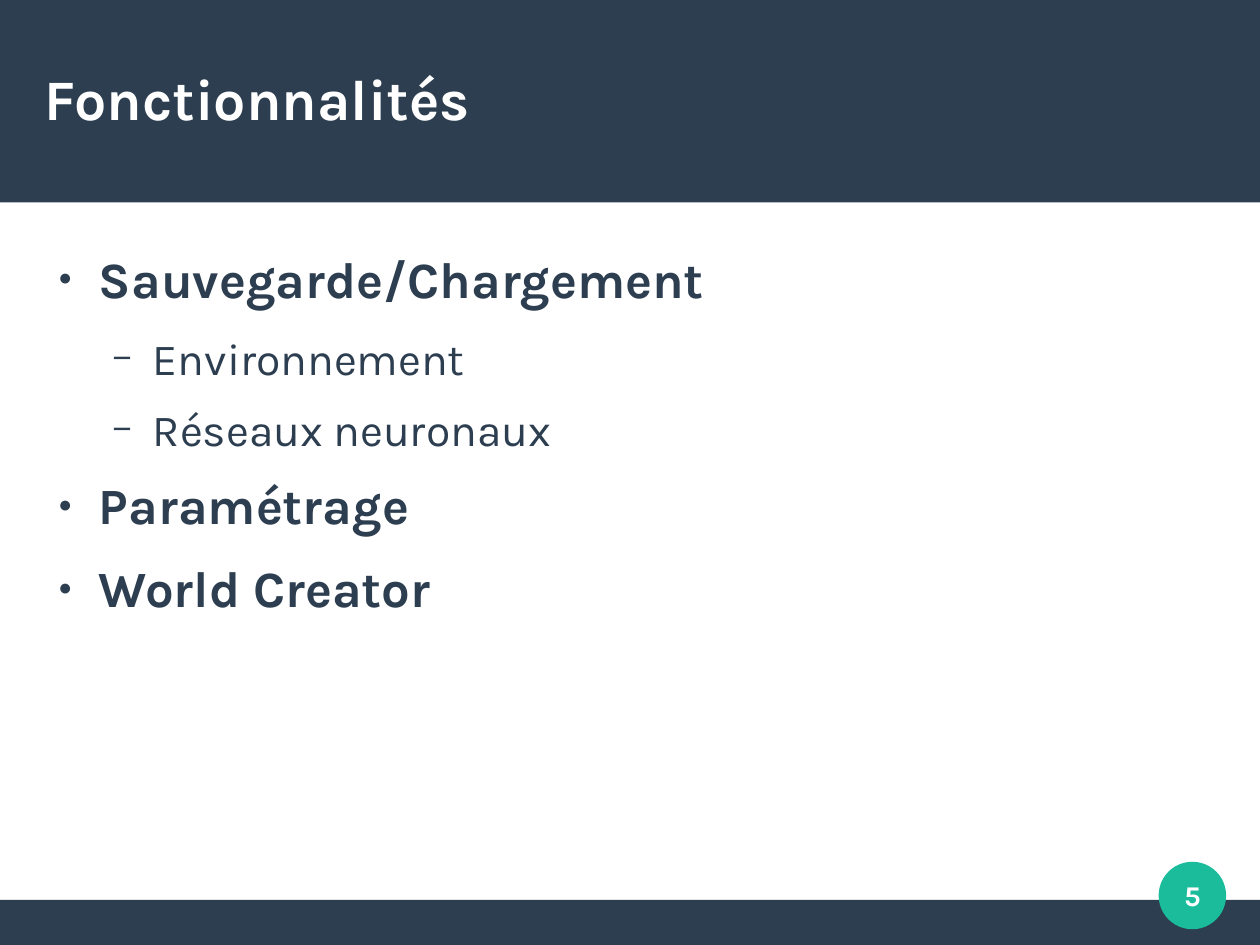
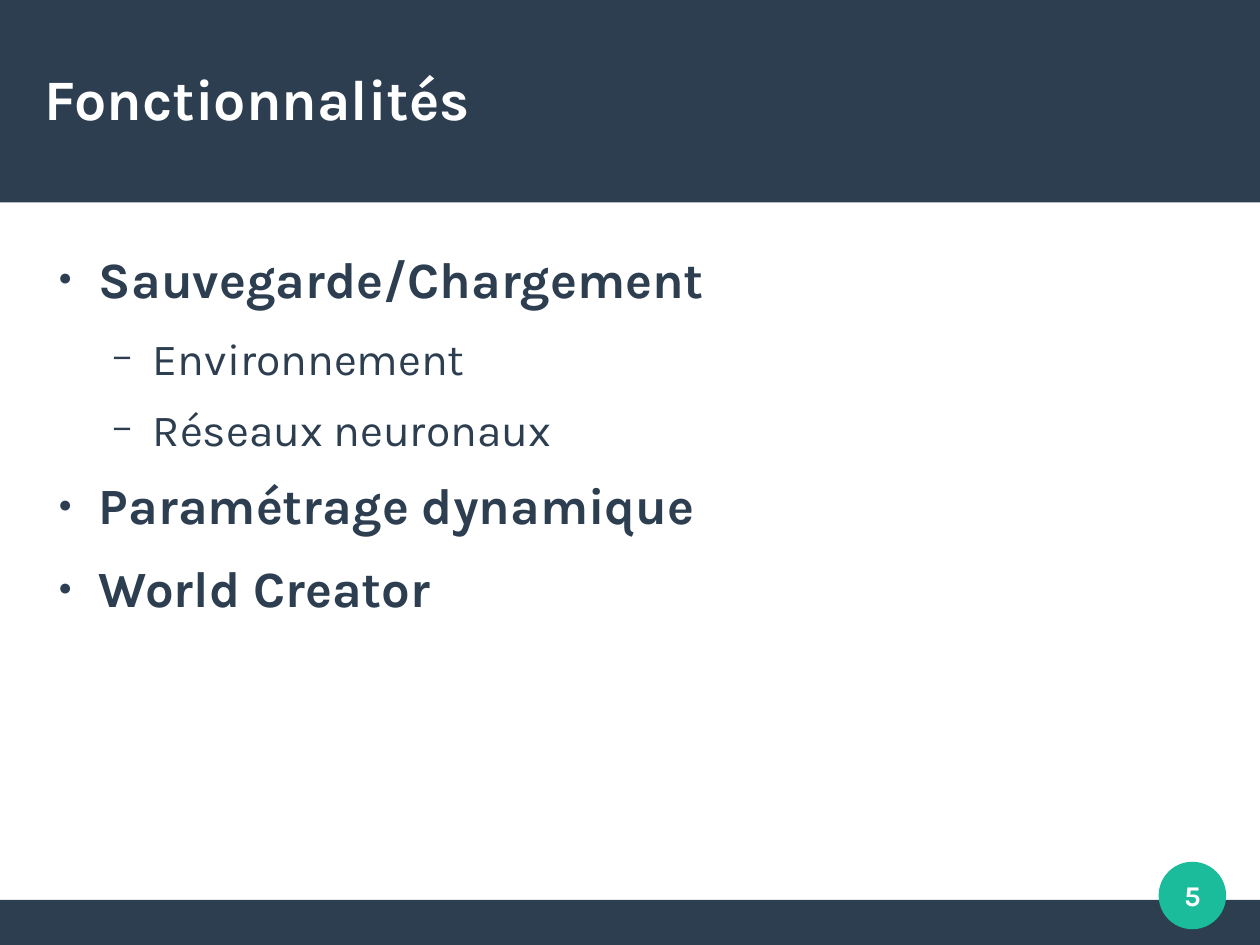
Before and after one commit to Xaxetrov/Fil-Rouge, a slide deck: slide 5 of doc/prez_best_fil_rouge_ever.odp. Drawn at 1260x945 pixels with LibreOffice and Linux fonts; fonts in the diff are those of the drawing. Boxes give left, top, right and bottom in pixels: in the first picture for what was removed or moved away, otherwise in the second. Text is boxed around its words. In the diff, an @@ line names an element or a change of style, - is before the commit and + after.

```diff
--- a/doc/prez_best_fil_rouge_ever.odp
+++ b/doc/prez_best_fil_rouge_ever.odp
@@ text at (99,484,695,536): text changed @@
-● Paramétrage
+● Paramétrage dynamique
```
Also in this commit, not shown: 2 other slides changed, 2 slides added, 10 other files.
